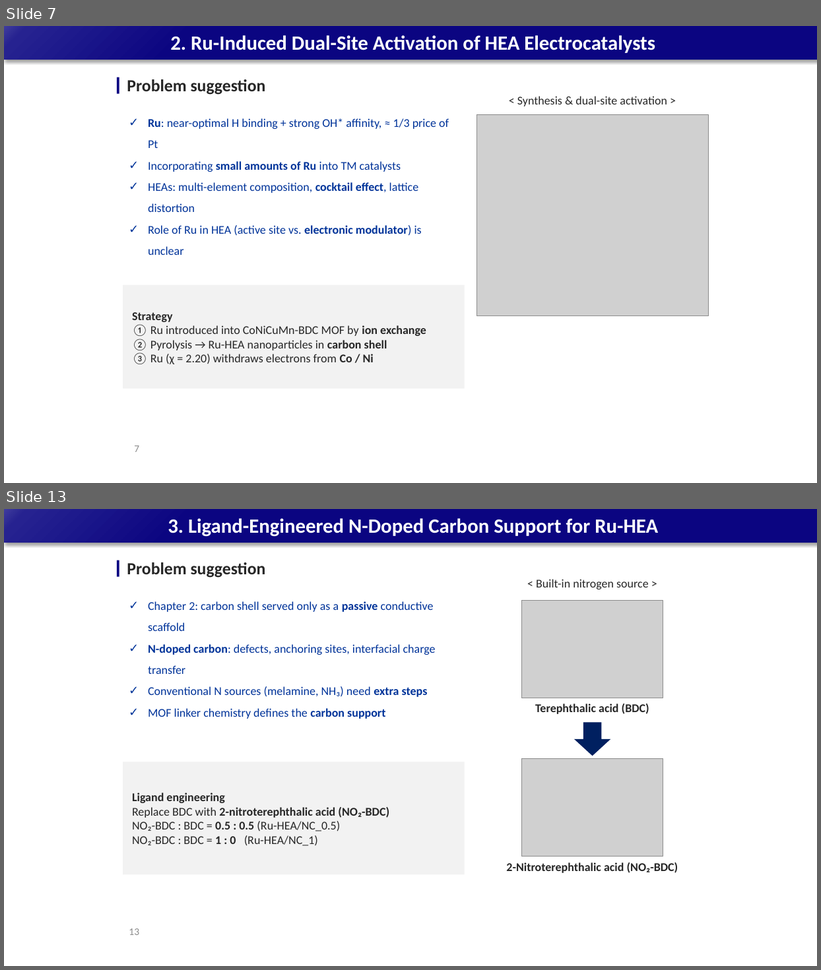
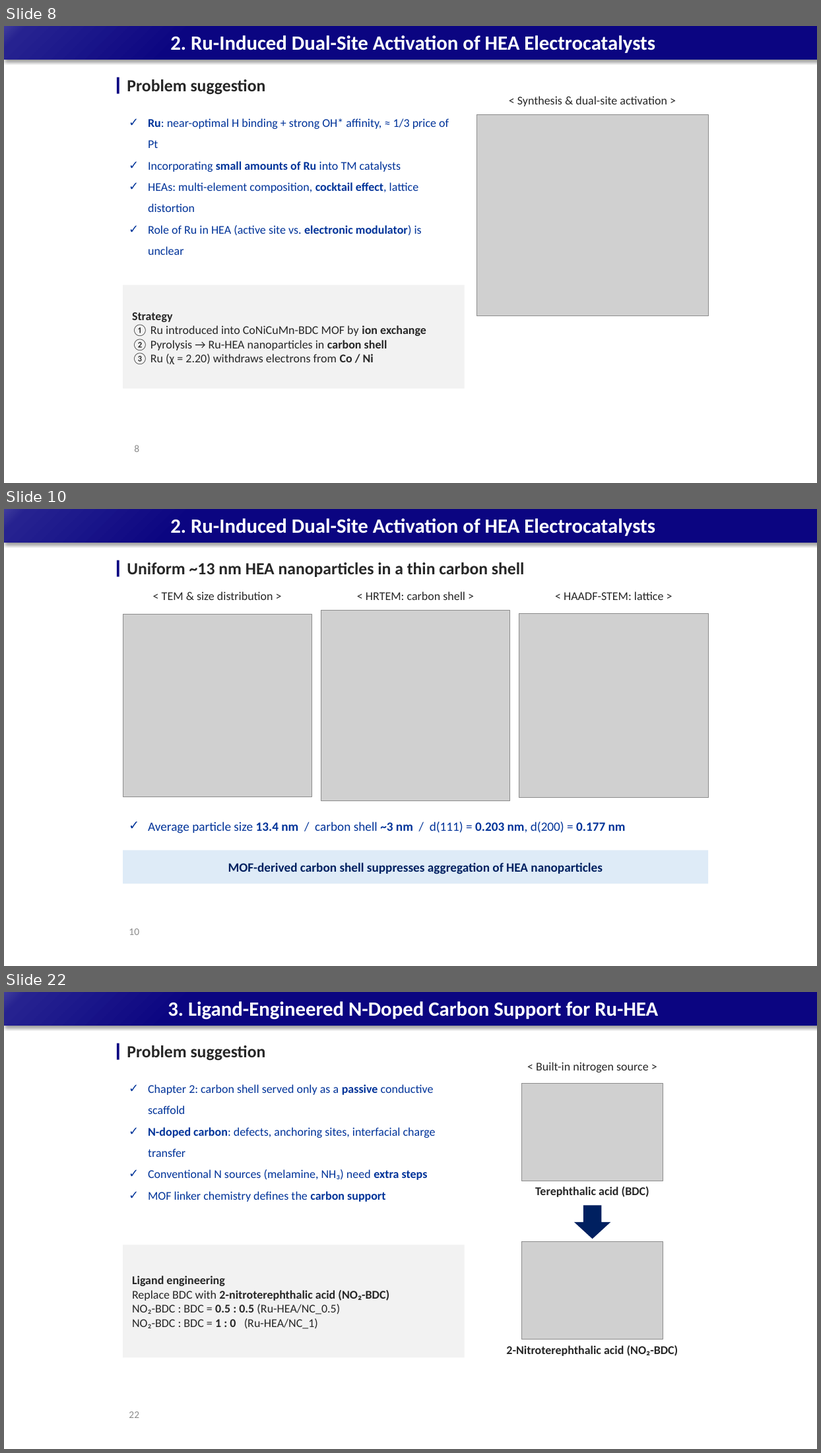
Before and after one commit to limsj0204/letter, a slide deck: 학위논문_디펜스_발표자료.pptx. Shown one above the other, each under a label of ours: slides 7 and 13 before the commit, slides 8, 10 and 22 after it; the slides between them are not shown. The pictures are 821x970 and 821x1453 pixels, drawn with LibreOffice and Linux fonts; fonts in the diff are those of the drawing; grey boxes stand for pictures. Boxes give left, top, right and bottom in pixels: in the first picture for what was removed or moved away, otherwise in the second. Text is boxed around its words. In the diff, an @@ line names an element or a change of style, - is before the commit and + after.

```diff
--- a/학위논문_디펜스_발표자료.pptx
+++ b/학위논문_디펜스_발표자료.pptx
@@ slide 10 added at [4, 509, 817, 966], background #FFFFFF; not listed: 1 template element that a slide beside it also shows @@
@@ title added at [170, 518, 655, 536], 24 pt, text #FFFFFF, bold @@
+2. Ru-Induced Dual-Site Activation of HEA Electrocatalysts
@@ rectangle added at [117, 560, 120, 577], fill #0B0581 @@
@@ text added at [127, 562, 525, 577], 20 pt, text #262626, bold @@
+Uniform ~13 nm HEA nanoparticles in a thin carbon shell
@@ text added at [162, 591, 273, 600], 14 pt, text #262626 @@
+< TEM & size distribution >
@@ text added at [366, 591, 465, 600], 14 pt, text #262626 @@
+< HRTEM: carbon shell >
@@ text added at [564, 591, 664, 600], 14 pt, text #262626 @@
+< HAADF-STEM: lattice >
@@ picture added at [123, 615, 312, 797] @@
@@ picture added at [321, 610, 510, 801] @@
@@ picture added at [519, 613, 708, 797] @@
@@ text added at [148, 822, 626, 834], 15 pt, text #003399 @@
+✓ Average particle size 13.4 nm / carbon shell ~3 nm / d(111) = 0.203 nm, d(200) = 0.177 nm
@@ rectangle added at [123, 851, 708, 884], fill #DEEBF7, 15 pt, text #002060, bold @@
+MOF-derived carbon shell suppresses aggregation of HEA nanoparticles
@@ page number added at [129, 929, 139, 935], 12 pt, text #8C8C8C @@
+10
@@ what was slide 7 is now slide 8 @@
@@ page number at [134, 445, 139, 452]: text changed @@
-7
+8
@@ what was slide 13 is now slide 22 @@
@@ page number at [129, 1412, 139, 1418]: text changed @@
-13
+22
```
Also in this commit, not shown: 9 slides changed, 13 other slides added, 2 slides removed.
